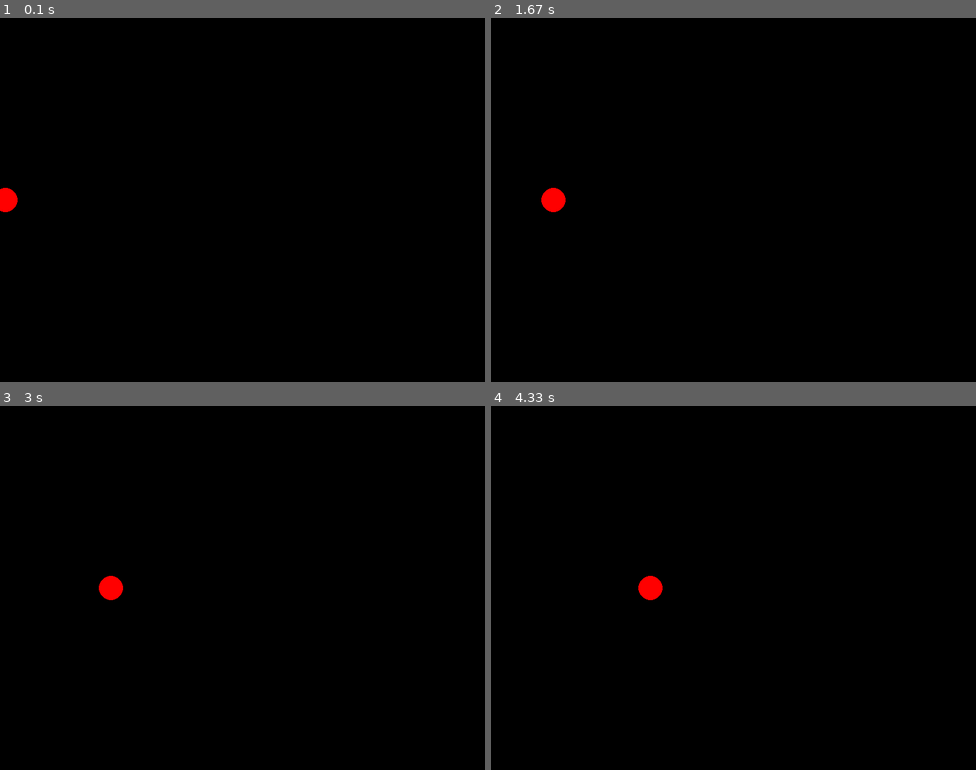
Above: before the commit, frames 1-4 (two rows, left to right).
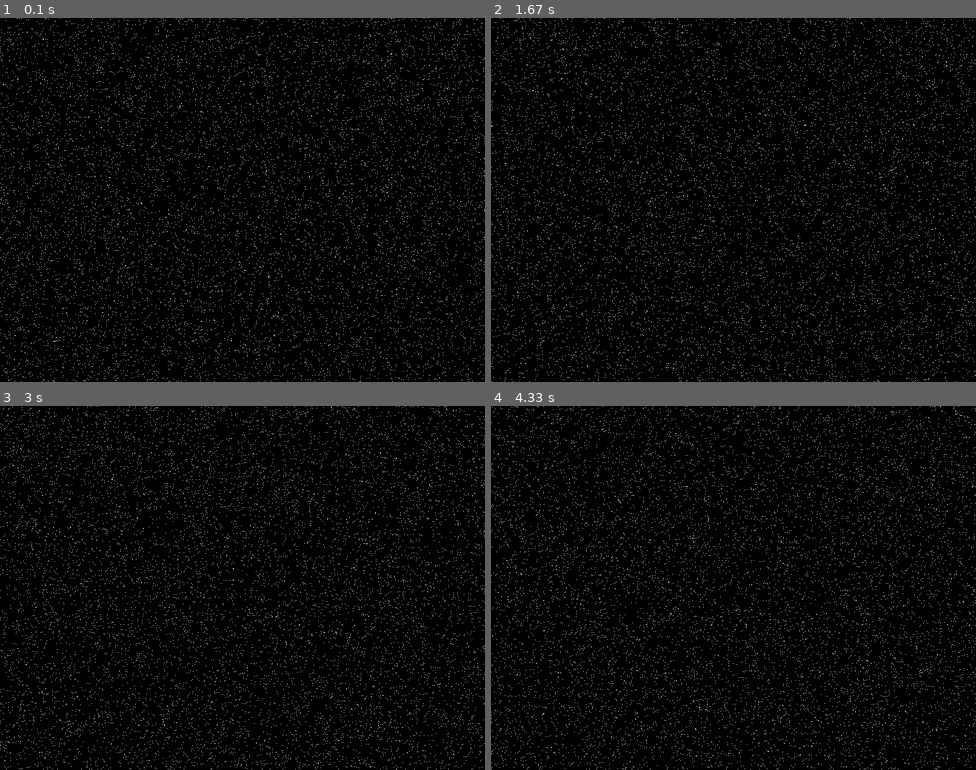
Above: after the commit, the same moments.

Repository: gallelizabeth/MakingPyGames
Game: pygame game, started from movingThings.py
Same seed, same stepped clock (60 frames per second), same inputs: the game is played once before the commit and once after it.
Inputs:
- Up to frame 1 (0.1 s): no input
- Up to frame 2 (1.67 s): no input
- Up to frame 3 (3 s): no input
- Up to frame 4 (4.33 s): no input

The runs differ from the first frame. In frame 1, 2.2% of the frame differs, in the area x 0-100%, y 0-100%; in frame 2, 2.3%; in frame 3, 2.3%; in frame 4, 2.3%.

Commit message:
программа  с эффектом ряби

Diff:
--- a/movingThings.py
+++ b/movingThings.py
@@ -1,7 +1,18 @@
+from random import randint
+
 import pygame
 
 SIZE = WIDTH, HEIGHT = 800, 600
 RADIUS = 20
+BLACK = 0, 0, 0
+WHITE = 255, 255, 255
+
+
+def draw(surface: pygame.Surface):
+    surface.fill(BLACK)
+    for i in range(10_000):
+        surface.fill(WHITE, (randint(0, WIDTH), randint(0, HEIGHT), 1, 1))
+
 
 if __name__ == '__main__':
     pygame.init()
@@ -15,9 +26,7 @@
             if event.type == pygame.QUIT:
                 running = False
         # изменения, не зависящие от событий - действий пользователя или таймера
-        screen.fill((0, 0, 0))
-        pygame.draw.circle(screen, 'red', (x_pos, HEIGHT // 2), RADIUS)
-        x_pos += 1
+        draw(screen)
         pygame.display.flip()
 
     pygame.quit()
